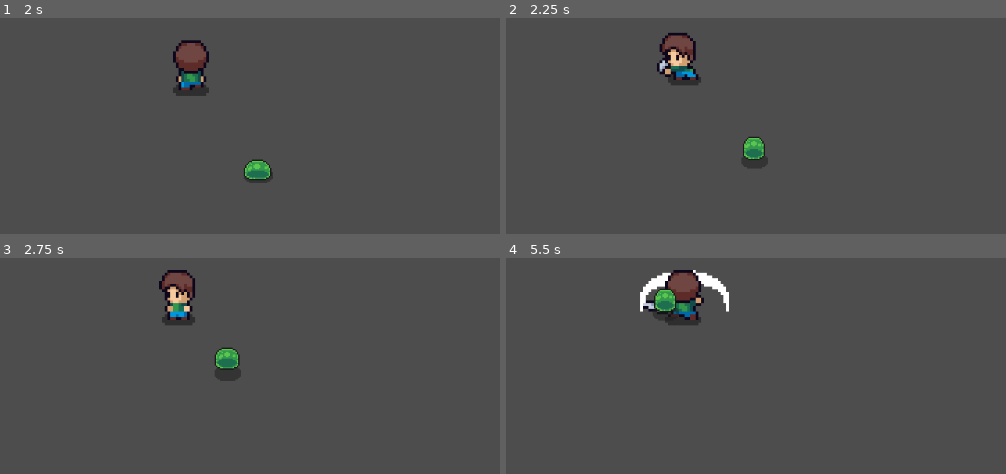
Above: before the commit, frames 1-4 (two rows, left to right).
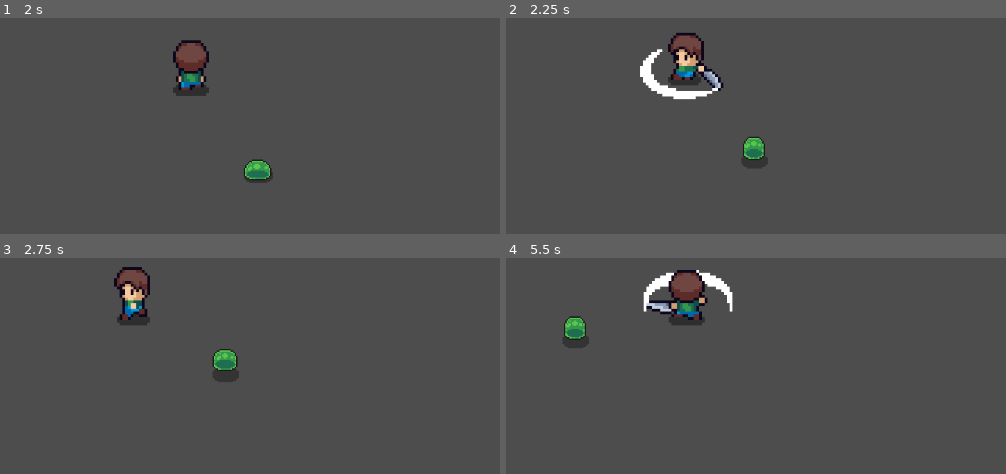
Above: after the commit, the same moments.

Repository: Moo-o/game002
Game: Godot game, scene res://scenes/main.tscn
Same seed, same stepped clock (60 frames per second), same inputs: the game is played once before the commit and once after it.
Inputs:
- Up to frame 1 (2 s): hold W (up) from 0.53 s (still down); tap Space (attack) at 0.6, 1.35 s
- Up to frame 2 (2.25 s): release W (up) at 2.03 s; hold A (left) from 2.03 s (still down); tap Space (attack) at 2.1 s
- Up to frame 3 (2.75 s): keep holding A (left)
- Up to frame 4 (5.5 s): tap Space (attack) every 0.75 s from 2.85 to 5.1 s; release A (left) at 3.53 s; hold S (down) 3.53-4.28 s; hold D (right) 4.28-5.03 s; hold W (up) from 5.03 s (still down)

Frame 1 is identical in both runs. In frame 2, 2.5% of the frame differs, in the area x 26-44%, y 6-38%; in frame 3, 3.3%, in the area x 22-49%, y 4-58%; in frame 4, 2.4%.

Commit message:
slime die

Diff:
--- a/scenes/player.tscn
+++ b/scenes/player.tscn
@@ -232,13 +232,13 @@
 "speed": 5.0
 }, {
 "frames": [{
-"duration": 1.0,
+"duration": 0.2,
 "texture": SubResource("AtlasTexture_o0yny")
 }, {
 "duration": 1.0,
 "texture": SubResource("AtlasTexture_tqkay")
 }, {
-"duration": 1.0,
+"duration": 0.2,
 "texture": SubResource("AtlasTexture_sbqs6")
 }, {
 "duration": 1.0,
@@ -425,7 +425,7 @@
 size = Vector2(13.25, 8.5)
 
 [sub_resource type="RectangleShape2D" id="RectangleShape2D_xdmae"]
-size = Vector2(25, 18)
+size = Vector2(30, 18)
 
 [node name="Player" type="CharacterBody2D"]
 scale = Vector2(4, 4)
--- a/scenes/slime.tscn
+++ b/scenes/slime.tscn
@@ -140,7 +140,7 @@
 "duration": 1.0,
 "texture": SubResource("AtlasTexture_ou2ey")
 }],
-"loop": true,
+"loop": false,
 "name": &"die",
 "speed": 5.0
 }, {
@@ -176,7 +176,7 @@
 [node name="AnimatedSprite2D" type="AnimatedSprite2D" parent="."]
 scale = Vector2(2, 2)
 sprite_frames = SubResource("SpriteFrames_a64en")
-animation = &"idle"
+animation = &"die"
 autoplay = "idle"
 
 [node name="CollisionShape2D" type="CollisionShape2D" parent="."]
--- a/scripts/player.gd
+++ b/scripts/player.gd
@@ -107,4 +107,4 @@
 
 func _on_hitbox_body_entered(body):
 	if is_attacking and body.name.begins_with("Slime"):
-		body.take_damage(strength)
+		body.take_damage(strength, position)
--- a/scripts/slime.gd
+++ b/scripts/slime.gd
@@ -1,8 +1,10 @@
 extends CharacterBody2D
 
 
-const SPEED = 100.0
+const SPEED: int = 100.0
+const KNOCKBACK_FORCE: int = 100
 
+var is_alive: bool = true
 var health: int = 100
 var target :Node2D = null
 
@@ -10,7 +12,7 @@
 @onready var take_damage_sound = $TakeDamage
 
 func _physics_process(delta: float) -> void:
-	if target:
+	if is_alive and target:
 		_attack(delta)
 
 
@@ -20,10 +22,32 @@
 	animated_sprite_2d.play("attack")
 
 
-func take_damage(damage:int) -> void:
+func take_damage(damage:int, attacker_position: Vector2) -> void:
 	health -= damage
 	print(health)
+	if health <= 0:
+		_die()
+	else:
+		take_damage_sound.play()
+		#knockback
+		var knockback_direction = (position - attacker_position).normalized()
+		var target_position = position + knockback_direction * KNOCKBACK_FORCE
+
+		var tween = create_tween()
+		tween.set_ease(Tween.EASE_OUT)
+		tween.set_trans(Tween.TRANS_CUBIC)
+		tween.tween_property(self, "position", target_position, 0.5)
+
+
+func _die() -> void:
+	is_alive = false
+	animated_sprite_2d.play("die")
+	take_damage_sound.pitch_scale = 0.5
 	take_damage_sound.play()
+	#disable collision
+	$CollisionShape2D.set_deferred("disabled", true)
+	$Sight/CollisionShape2D.set_deferred("disabled", true)
+
 
 func _on_sight_body_entered(body: Node2D) -> void:
 	if body.name == "Player":
@@ -31,6 +55,6 @@
 
 
 func _on_sight_body_exited(body):
-	if body.name == "Player":
+	if body.name == "Player" and is_alive:
 		target = null
 		animated_sprite_2d.play("idle")
